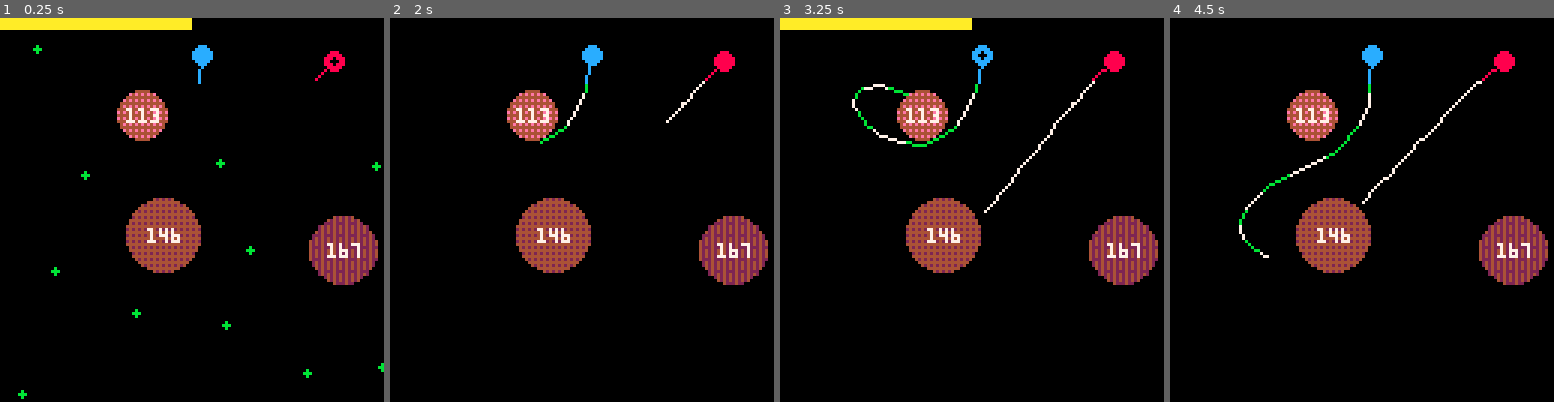
Above: before the commit, frames 1-4 (left to right).
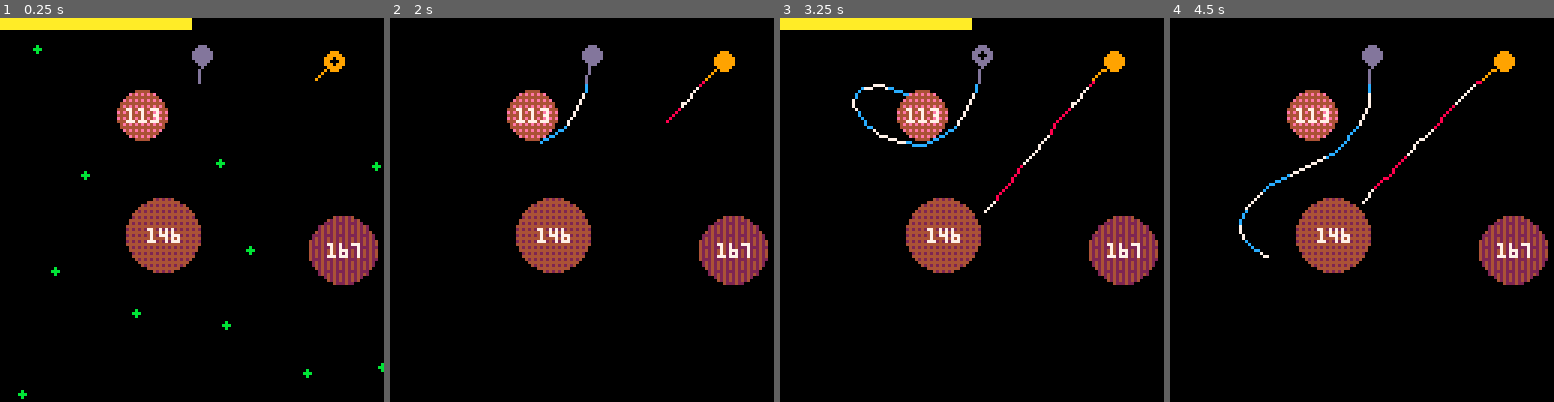
Above: after the commit, the same moments.

Repository: alxgnon/pico-8
Game: PICO-8 cartridge gravitywar.p8
Two runs of this game, one before a commit and one after it. Both use one fixed random seed, a clock stepped at 60 frames per second and the inputs below.
Inputs:
- Up to frame 1 (0.25 s): no input
- Up to frame 2 (2 s): tap X (X key) at 0.33, 1.07, 1.85 s; tap O (Z key) at 0.7, 1.7 s; hold Right from 1.6 s (still down)
- Up to frame 3 (3.25 s): release Right at 2.1 s; tap O (Z key) at 2.1, 2.5, 2.9 s; hold Up 2.15-2.42 s; hold Right 2.47-3.03 s; tap X (X key) at 2.97 s; hold Left from 3.08 s (still down)
- Up to frame 4 (4.5 s): tap O (Z key) at 3.3, 3.7, 4.1 s; release Left at 3.58 s; hold Down 3.63-3.97 s; hold Right from 4.02 s (still down); tap X (X key) at 4.08 s

The runs differ from the first frame. In frame 1, 0.5% of the frame differs, in the area x 50-90%, y 7-18%; in frame 2, 0.6%; in frame 3, 0.9%, in the area x 19-90%, y 7-48%; in frame 4, 0.9%.

Commit message:
gravity: fix color aesthetics

Diff:
--- a/gravitywar.p8
+++ b/gravitywar.p8
@@ -139,7 +139,7 @@
 -->8
 ------------------- player ----
 
-player_colors = {8, 12}
+player_colors = {9, 13}
 
 aim_sens = 0.005
 power_sens = 0.03
@@ -147,13 +147,6 @@
 
 player_radius = 3
 gun_length = 9
-
-function init_players()
-	return {
-		player(15, 15, 9),
-		player(113, 113, 13),
-	}
-end
 
 function aim_center(x, y)
 	return atan2(64-x, 64-y, x, y)
@@ -368,7 +361,7 @@
 		local x, y = a.x, a.y
 
 		if a.expl == 0 then
-			a.dotted = a.dotted + 0.25
+			a.dotted += 0.25
 			local col = 7
 			if (a.dotted%2<1) col=a.col-1
 			line(a.ox,a.oy,x,y,col)
